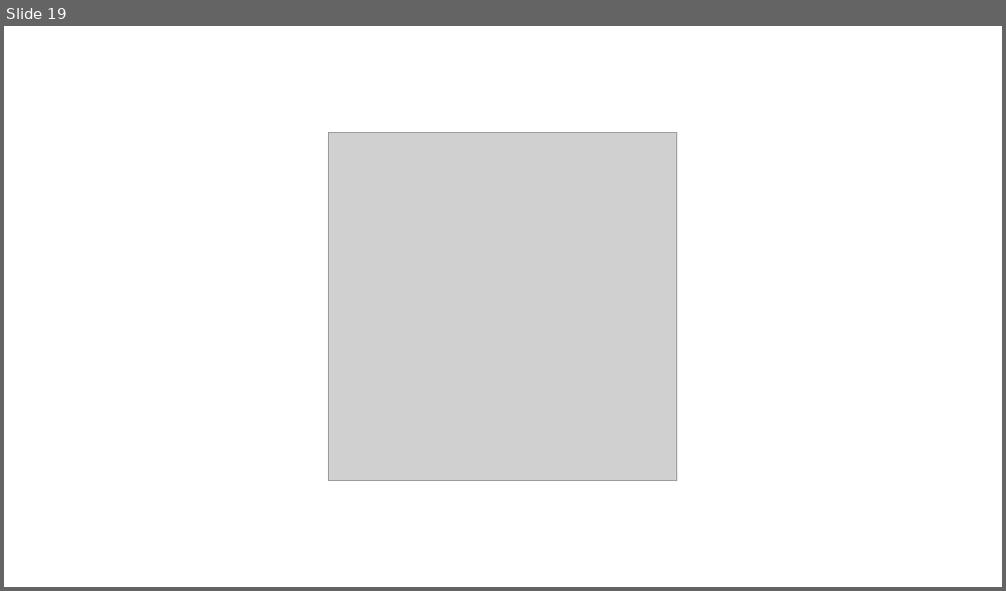
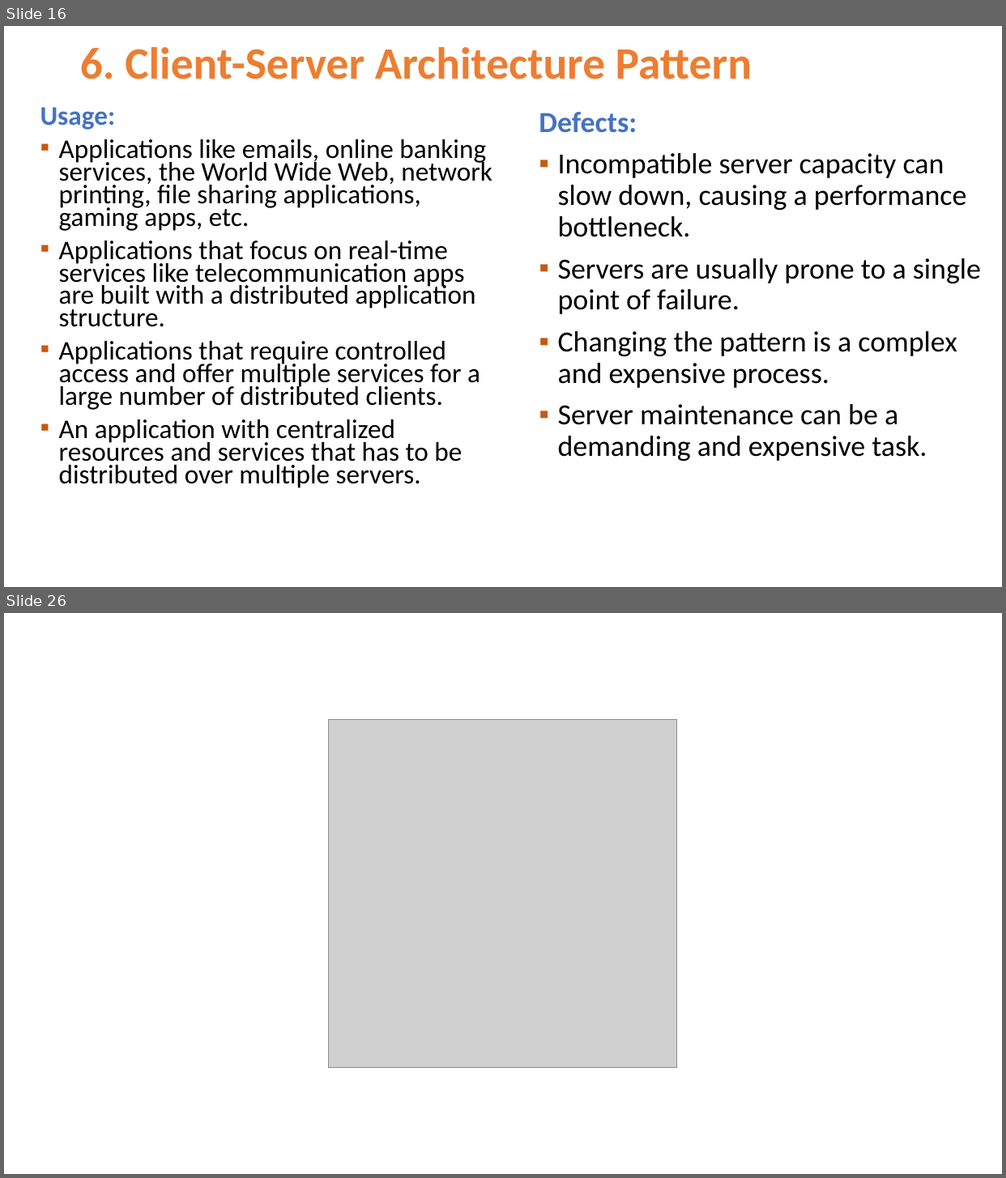
Before and after one commit to Jucer74/SoftwareArchitecture, a slide deck: Clases/04-ArchitecturalPatterns/SoftwareArchitecture-ArchitecturalPatterns.pptx. Shown one above the other, each under a label of ours: slide 19 before the commit, slides 16 and 26 after it; the slides between them are not shown. The pictures are 1006x591 and 1006x1178 pixels, drawn with LibreOffice and Linux fonts; fonts in the diff are those of the drawing; grey boxes stand for pictures; background and template pictures are left out. Boxes give left, top, right and bottom in pixels: in the first picture for what was removed or moved away, otherwise in the second. Text is boxed around its words. In the diff, an @@ line names an element or a change of style, - is before the commit and + after.

```diff
--- a/Clases/04-ArchitecturalPatterns/SoftwareArchitecture-ArchitecturalPatterns.pptx
+++ b/Clases/04-ArchitecturalPatterns/SoftwareArchitecture-ArchitecturalPatterns.pptx
@@ slide 16 added at bbox=[4, 26, 1002, 587], background #FFFFFF @@
@@ title added at bbox=[80, 47, 752, 79], 43.2 pt, text #ED7D31, bold @@
+6. Client-Server Architecture Pattern
@@ text added at bbox=[40, 107, 492, 489], 25.9 pt, text #000000 @@
+Usage:
+▪ Applications like emails, online banking services, the World Wide Web, network printing, file sharing applications, gaming apps, etc.
+▪ Applications that focus on real-time services like telecommunication apps are built with a distributed application structure.
+▪ Applications that require controlled access and offer multiple services for a large number of distributed clients.
+▪ An application with centralized resources and services that has to be distributed over multiple servers.
@@ text added at bbox=[539, 112, 981, 461], 28 pt, text #000000 @@
+Defects:
+▪ Incompatible server capacity can slow down, causing a performance bottleneck.
+▪ Servers are usually prone to a single point of failure.
+▪ Changing the pattern is a complex and expensive process.
+▪ Server maintenance can be a demanding and expensive task.
@@ what was slide 19 is now slide 26 @@
```
Also in this commit, not shown: 2 slides changed, 22 other slides added, 16 slides removed.
